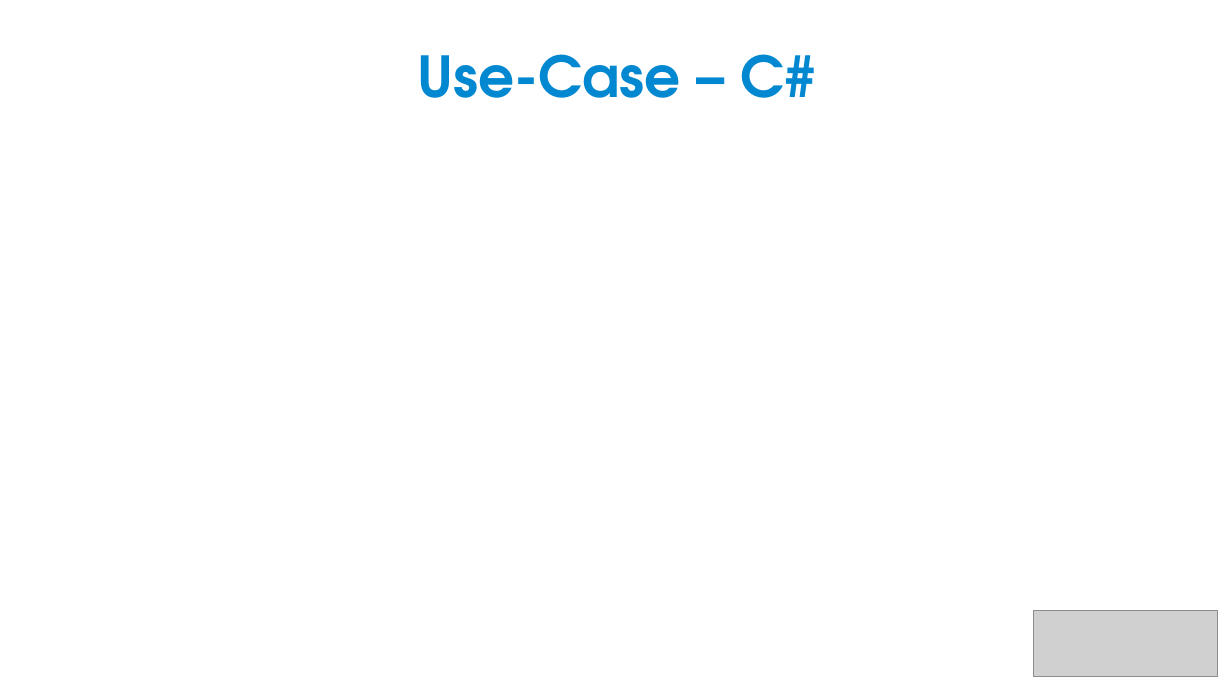
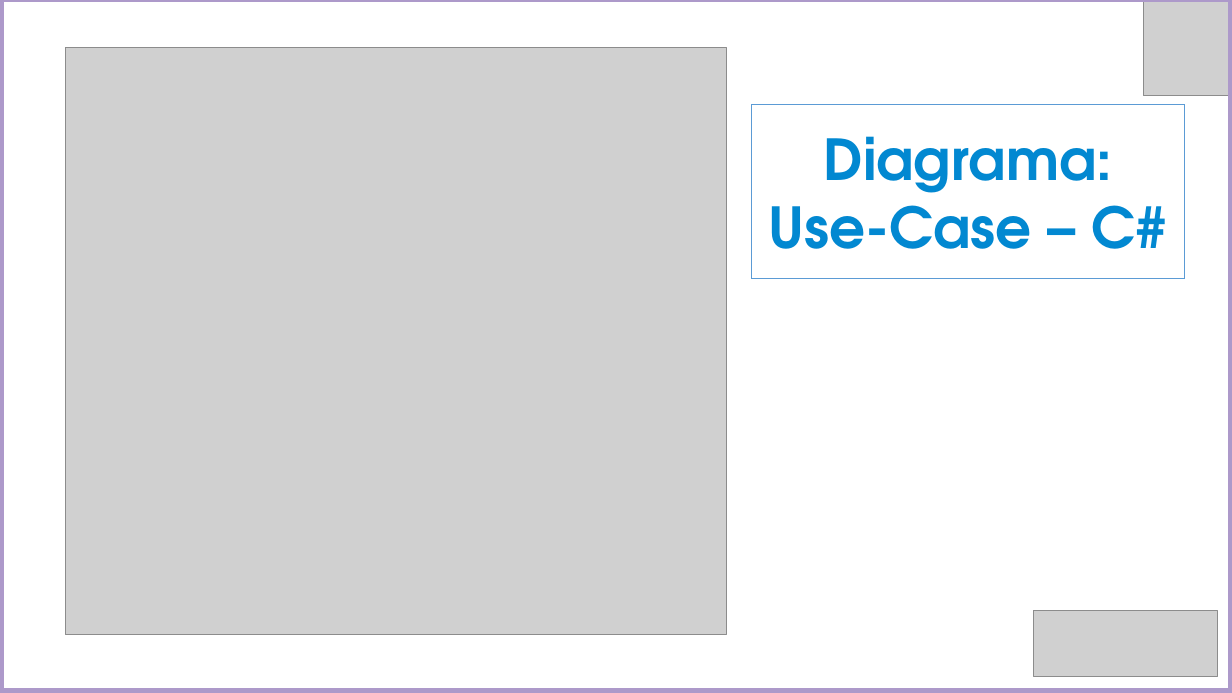
Before and after one commit to tcc-grupo-e/TCC, a slide deck: slide 13 of TCC.pptx (slide 8 before the commit). Drawn at 1232x693 pixels with LibreOffice and Linux fonts; fonts in the diff are those of the drawing; grey boxes stand for pictures. Boxes give left, top, right and bottom in pixels: in the first picture for what was removed or moved away, otherwise in the second. Text is boxed around its words. In the diff, an @@ line names an element or a change of style, - is before the commit and + after.

```diff
--- a/TCC.pptx
+++ b/TCC.pptx
@@ rectangle added at (0,0,1232,691), outline #AD99CA 6 pt @@
@@ picture added at (1143,2,1231,96) @@
@@ picture added at (66,47,727,635) @@
@@ rectangle "Diagrama:": place and size @@
-rectangle "Diagrama:" at (418,54,817,98)
+rectangle "Diagrama:" at (751,104,1185,278)
@@ rectangle "Diagrama:" at (751,104,1185,278): outline none to #5B9BD5 1 pt @@
@@ text in rectangle at (824,136,1113,193): paragraph added @@
+Diagrama:
@@ text in rectangle at (769,186,1167,249): line spacing 0.9 to 1 @@
```
Also in this commit, not shown: 11 other slides changed, 9 slides added, 2 slides removed.
